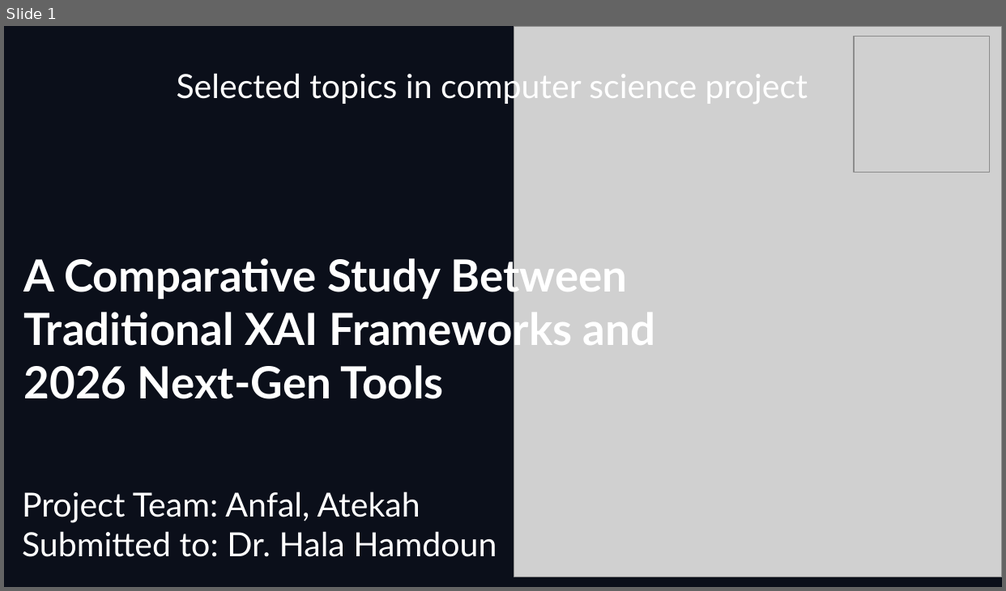
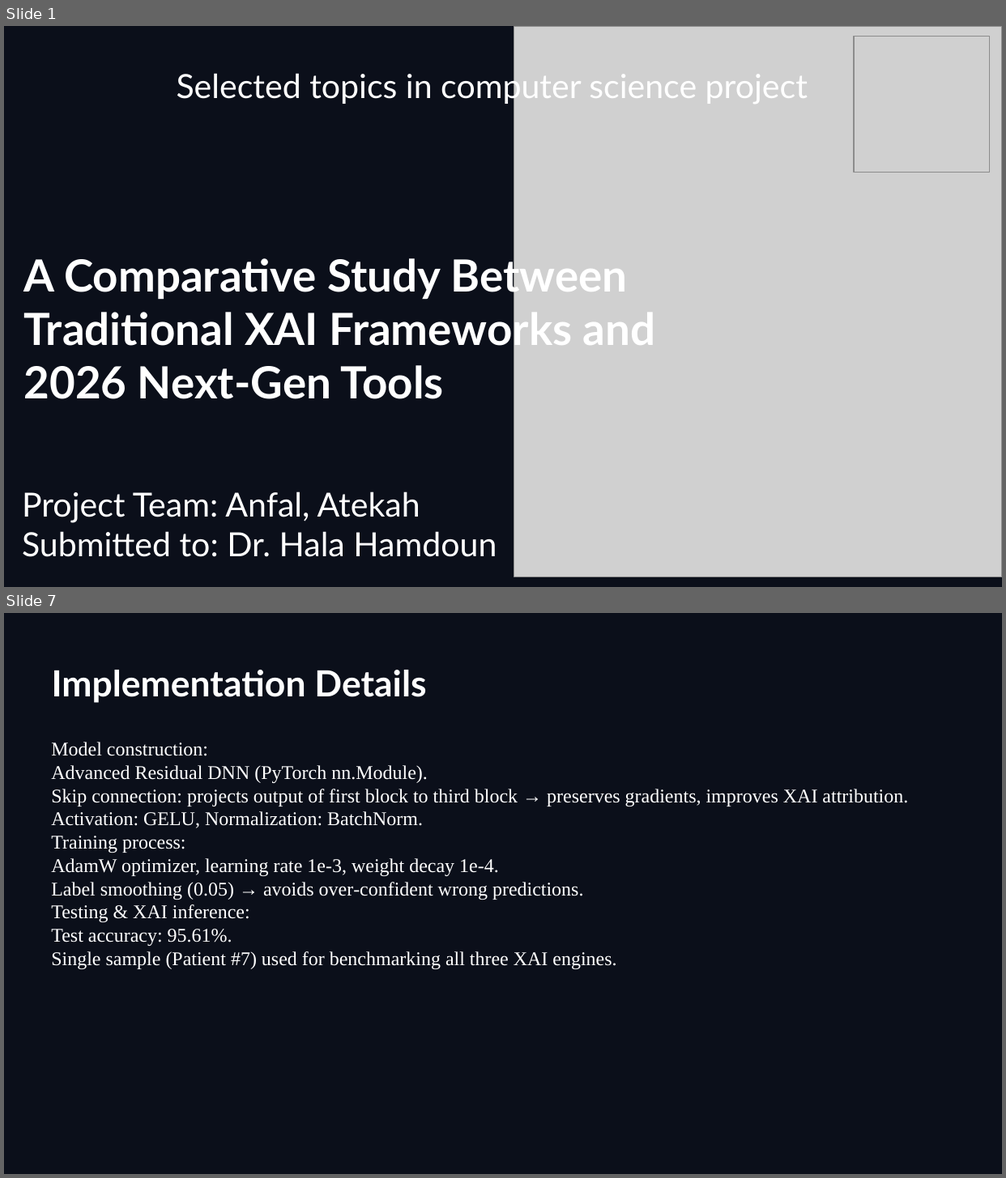
Before and after one commit to Anfal2004/XAI_M2, a slide deck: ST4CS_PPT.pptx. Shown one above the other, each under a label of ours: slide 1 before the commit, slides 1 and 7 after it; the slides between them are not shown. The pictures are 1006x591 and 1006x1178 pixels, drawn with LibreOffice and Linux fonts; fonts in the diff are those of the drawing; grey boxes stand for pictures; background and template pictures are left out. Boxes give left, top, right and bottom in pixels: in the first picture for what was removed or moved away, otherwise in the second. Text is boxed around its words. In the diff, an @@ line names an element or a change of style, - is before the commit and + after.

```diff
--- a/ST4CS_PPT.pptx
+++ b/ST4CS_PPT.pptx
@@ slide 7 added at (4,613,1002,1174), background picture (left out) @@
@@ title added at (52,670,426,703), 26 pt, text #FFFFFF, bold @@
+Implementation Details
@@ text added at (51,742,908,969), 14 pt, text #FFFFFF @@
+Model construction:
+  Advanced Residual DNN (PyTorch nn.Module).
+  Skip connection: projects output of first block to third block → preserves gradients, improves XAI attribution.
+  Activation: GELU, Normalization: BatchNorm.
+Training process:
+  AdamW optimizer, learning rate 1e-3, weight decay 1e-4.
+  Label smoothing (0.05) → avoids over‑confident wrong predictions.
+Testing & XAI inference:
+  Test accuracy: 95.61%.
+  Single sample (Patient #7) used for benchmarking all three XAI engines.
```
Also in this commit, not shown: 1 slide changed, 4 other slides added.
